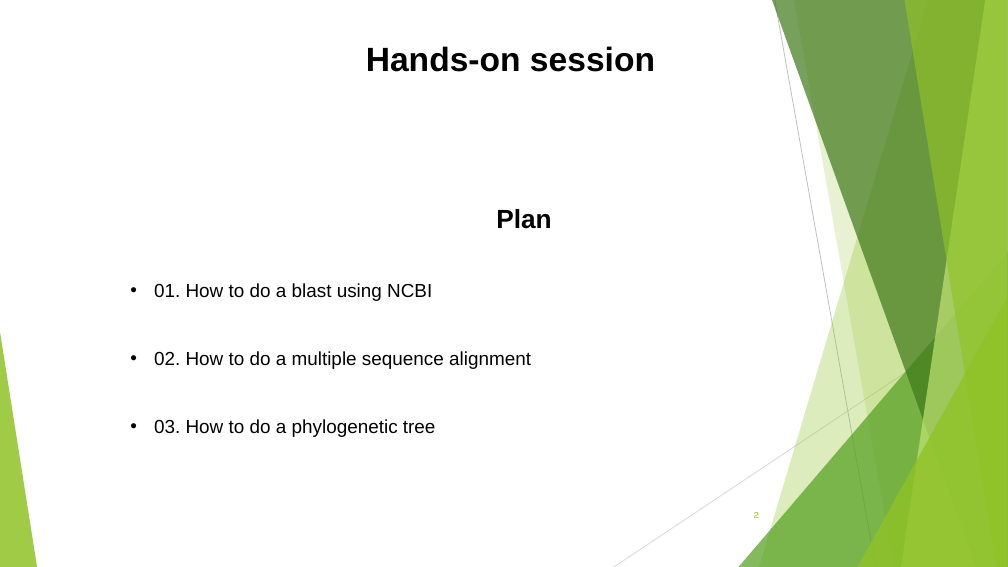
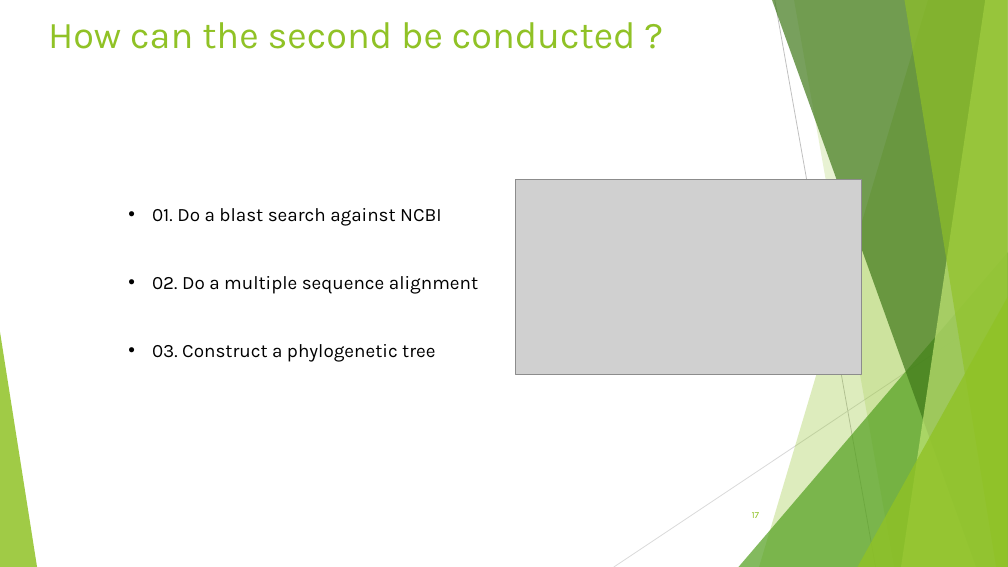
Before and after one commit to Yedomon/GBioS_Training_Genomics_Plant_Breeding_2024, a slide deck: slide 17 of Section04/004.pptx (slide 2 before the commit). Drawn at 1008x567 pixels with LibreOffice and Linux fonts; fonts in the diff are those of the drawing; grey boxes stand for pictures. Boxes give left, top, right and bottom in pixels: in the first picture for what was removed or moved away, otherwise in the second. Text is boxed around its words. In the diff, an @@ line names an element or a change of style, - is before the commit and + after.

```diff
--- a/Section04/004.pptx
+++ b/Section04/004.pptx
@@ title added at (x1=48, y1=22, x2=636, y2=49), 36 pt, text #90C226 @@
+How can the second be conducted ?
@@ text removed at (x1=366, y1=46, x2=655, y2=72) @@
-Hands-on session
@@ picture added at (x1=516, y1=179, x2=861, y2=374) @@
@@ text at (x1=152, y1=208, x2=478, y2=362): text changed; font Arial to Karla @@
-Plan
-• 01. How to do a blast using NCBI
-• 02. How to do a multiple sequence alignment
-• 03. How to do a phylogenetic tree
+• 01. Do a blast search against NCBI
+• 02. Do a multiple sequence alignment
+• 03. Construct a phylogenetic tree
@@ page number at (x1=752, y1=512, x2=760, y2=518): text changed @@
-2
+17
```
Also in this commit, not shown: 12 other slides changed, 16 slides added.
